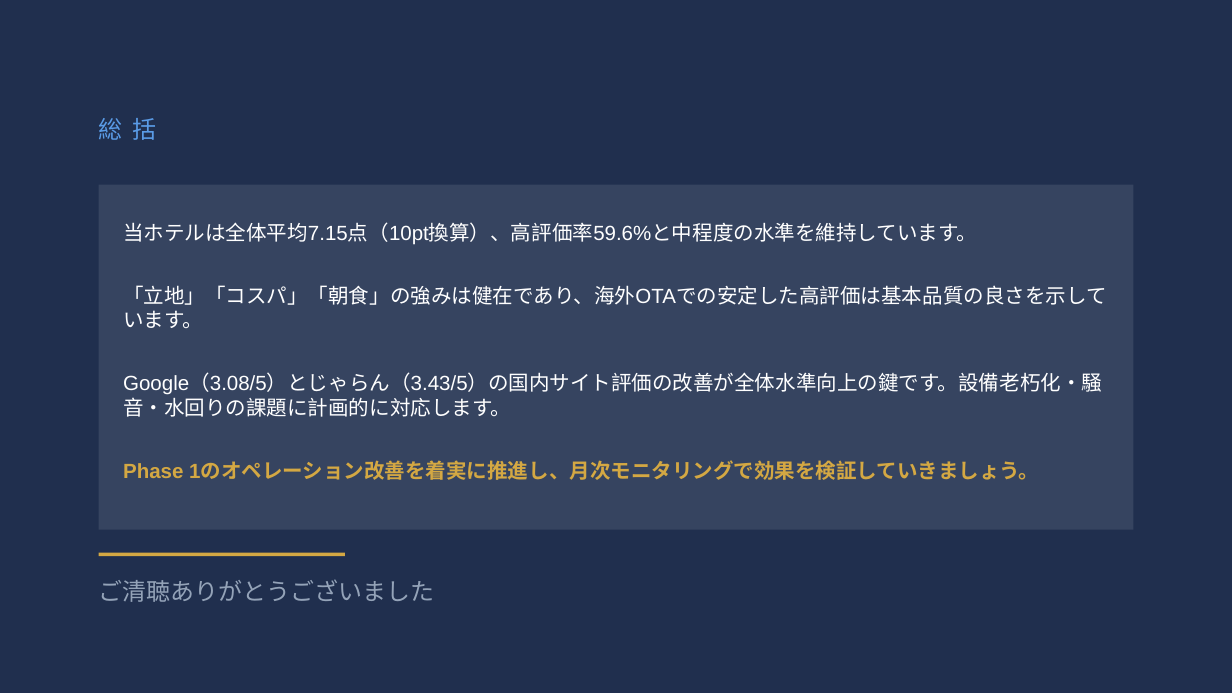
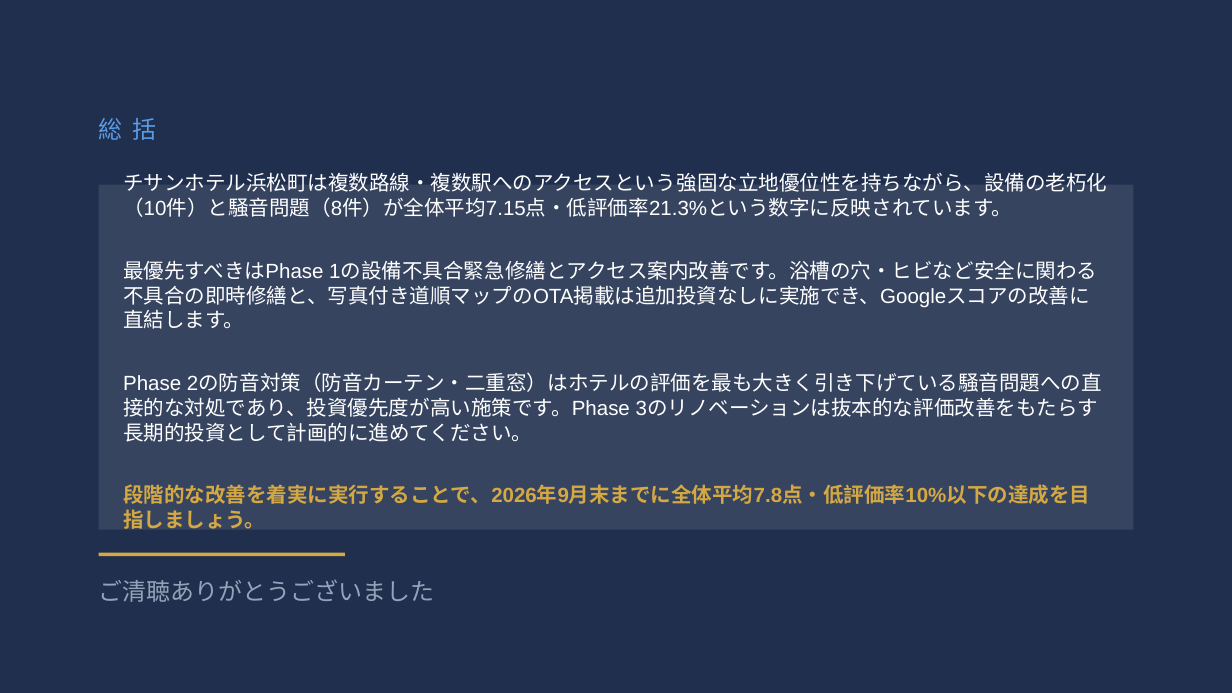
Before and after one commit to TAKAHASHIMITSUGU329/primechange-portal, a slide deck: slide 10 of 納品レポート/ホテル別レポート/チサンホテル浜松町_口コミ分析レポート.pptx. Drawn at 1232x693 pixels with LibreOffice and Linux fonts; fonts in the diff are those of the drawing. Boxes give left, top, right and bottom in pixels: in the first picture for what was removed or moved away, otherwise in the second. Text is boxed around its words. In the diff, an @@ line names an element or a change of style, - is before the commit and + after.

```diff
--- a/納品レポート/ホテル別レポート/チサンホテル浜松町_口コミ分析レポート.pptx
+++ b/納品レポート/ホテル別レポート/チサンホテル浜松町_口コミ分析レポート.pptx
@@ text at [123,173,1107,529]: text changed @@
-当ホテルは全体平均7.15点（10pt換算）、高評価率59.6%と中程度の水準を維持しています。
-「立地」「コスパ」「朝食」の強みは健在であり、海外OTAでの安定した高評価は基本品質の良さを示しています。
-Google（3.08/5）とじゃらん（3.43/5）の国内サイト評価の改善が全体水準向上の鍵です。設備老朽化・騒音・水回りの課題に計画的に対応します。
-Phase 1のオペレーション改善を着実に推進し、月次モニタリングで効果を検証していきましょう。
+チサンホテル浜松町は複数路線・複数駅へのアクセスという強固な立地優位性を持ちながら、設備の老朽化（10件）と騒音問題（8件）が全体平均7.15点・低評価率21.3%という数字に反映されています。
+最優先すべきはPhase 1の設備不具合緊急修繕とアクセス案内改善です。浴槽の穴・ヒビなど安全に関わる不具合の即時修繕と、写真付き道順マップのOTA掲載は追加投資なしに実施でき、Googleスコアの改善に直結します。
+Phase 2の防音対策（防音カーテン・二重窓）はホテルの評価を最も大きく引き下げている騒音問題への直接的な対処であり、投資優先度が高い施策です。Phase 3のリノベーションは抜本的な評価改善をもたらす長期的投資として計画的に進めてください。
+段階的な改善を着実に実行することで、2026年9月末までに全体平均7.8点・低評価率10%以下の達成を目指しましょう。
```
Also in this commit, not shown: 8 other slides changed, 43 other files.
